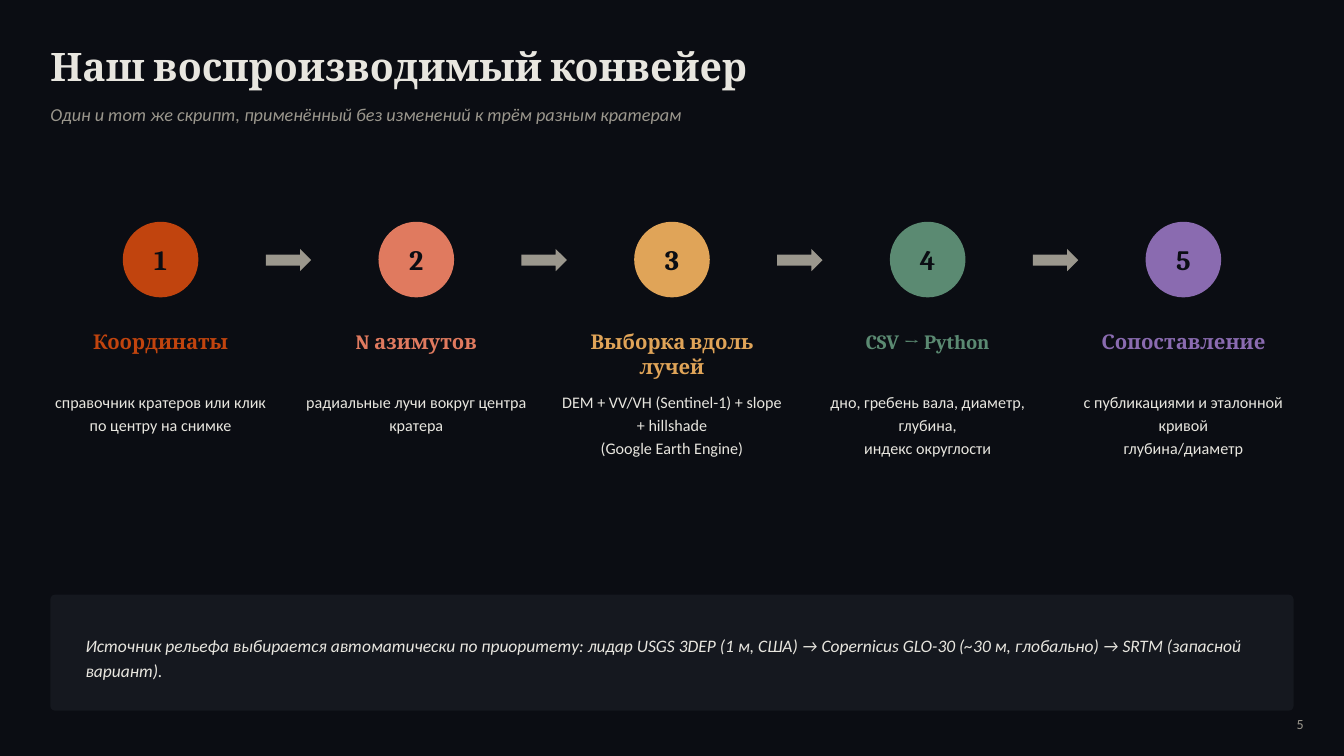
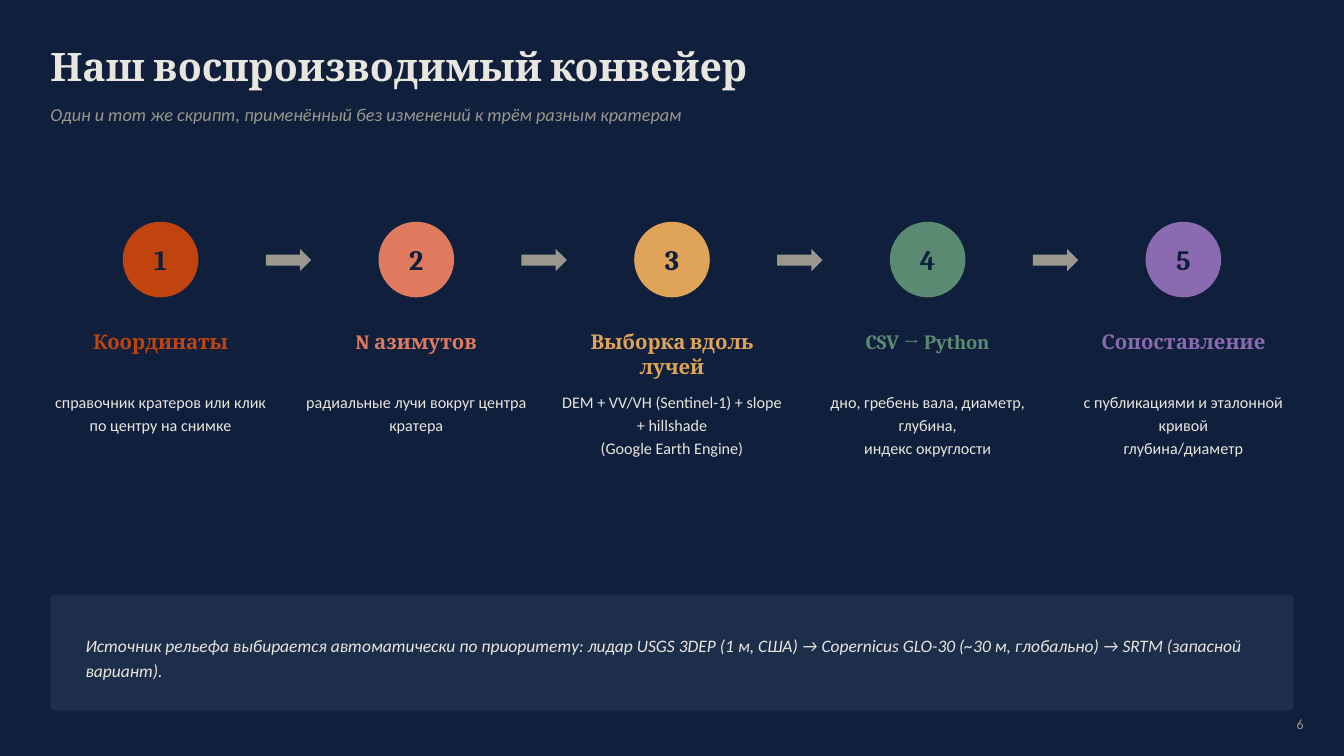
Before and after one commit to oterma19/craters-remote, a slide deck: slide 6 of crater_presentation.pptx (slide 5 before the commit). Drawn at 1344x756 pixels with LibreOffice and Linux fonts; fonts in the diff are those of the drawing. Boxes give left, top, right and bottom in pixels: in the first picture for what was removed or moved away, otherwise in the second. Text is boxed around its words. In the diff, an @@ line names an element or a change of style, - is before the commit and + after.

```diff
--- a/crater_presentation.pptx
+++ b/crater_presentation.pptx
@@ background #0B0D13 to #10203C @@
@@ text colour #0B0D13 to #10203C in 5 elements at [123,222,199,297], [378,222,454,297], [634,222,710,297], [890,222,966,297], [1145,222,1221,297] @@
@@ rounded rectangle at [50,595,1294,711]: fill #15181F to #1C2E4A @@
@@ text at [1297,719,1304,729]: text changed @@
-5
+6
```
Also in this commit, not shown: 12 other slides changed, 2 slides added, 11 other files.
